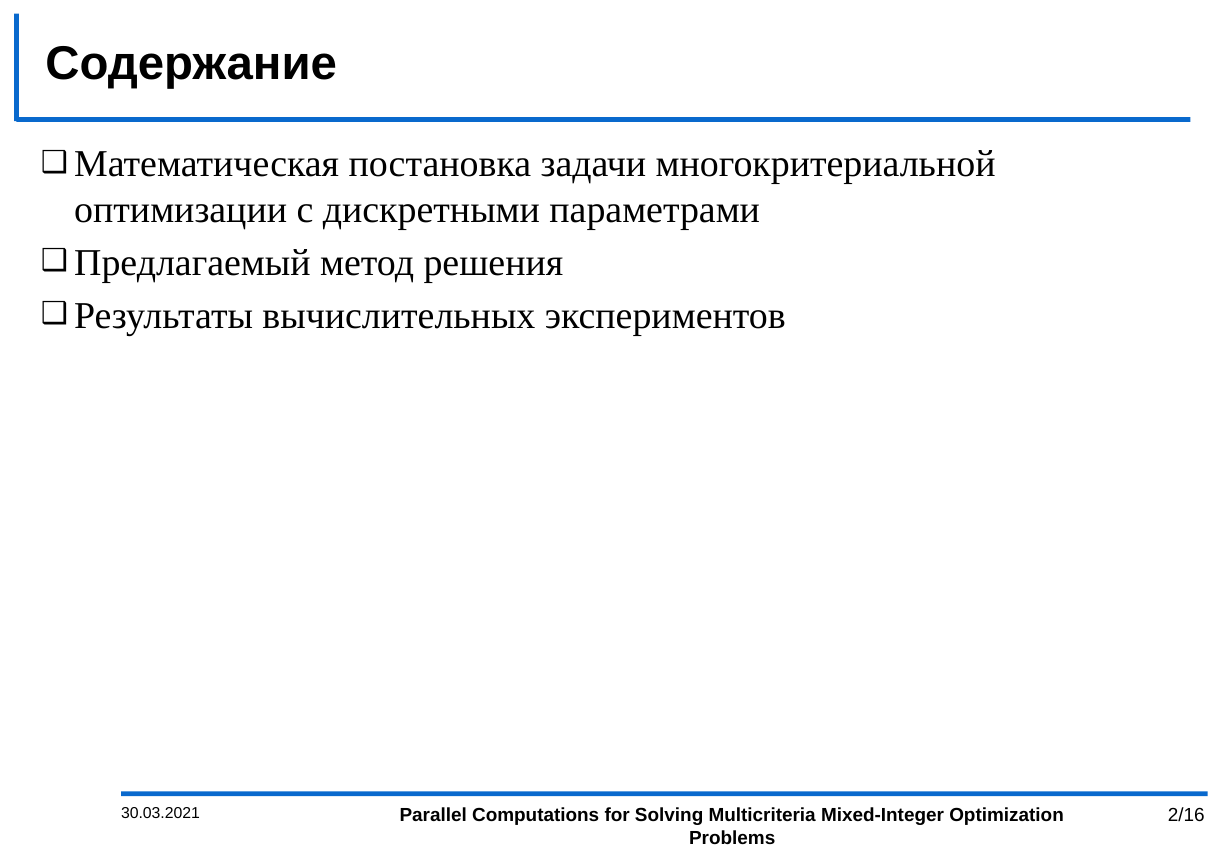
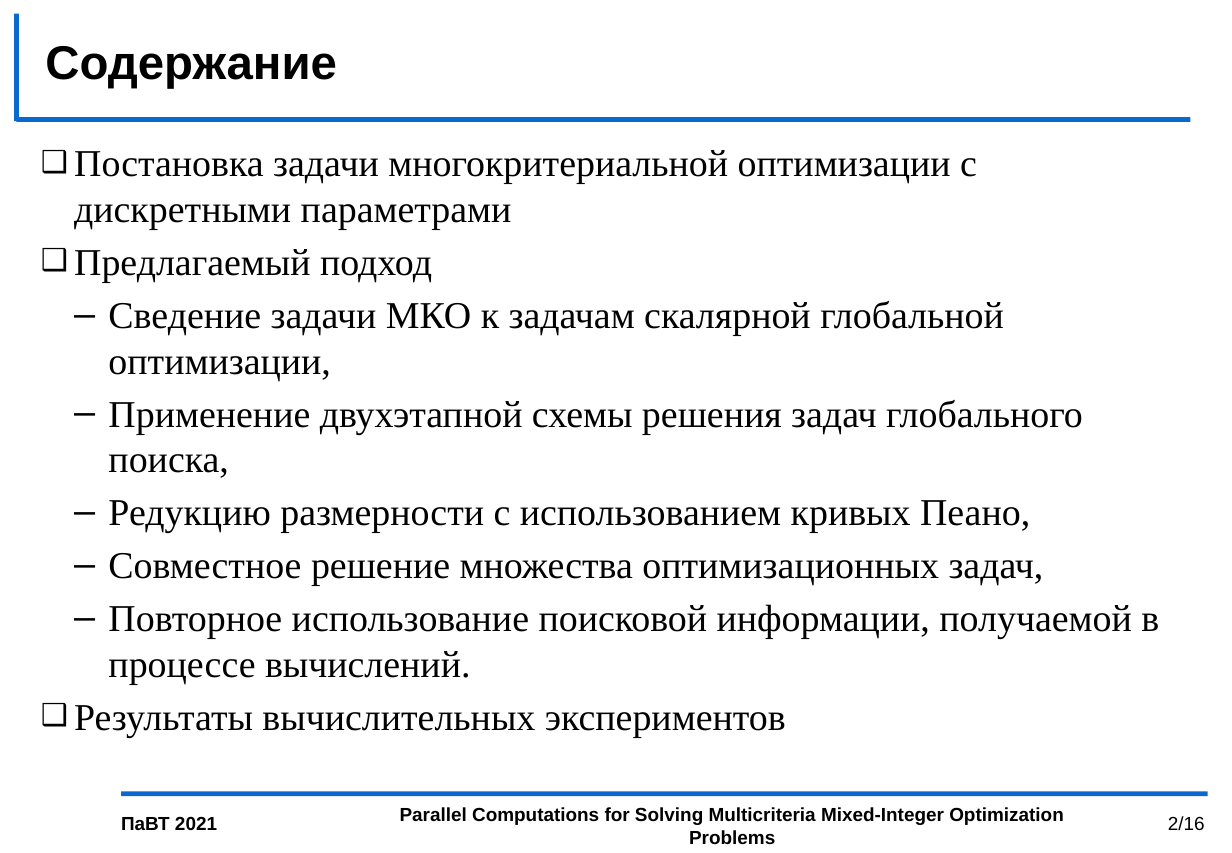
Before and after one commit to kabarkalov/GlobOptPapers, a slide deck: slide 2 of 2021/PСT_GergelKozinov/PCT2021_kozinov.pptx. Drawn at 1232x853 pixels with LibreOffice and Linux fonts; fonts in the diff are those of the drawing; background and template pictures are left out. Boxes give left, top, right and bottom in pixels: in the first picture for what was removed or moved away, otherwise in the second. Text is boxed around its words. In the diff, an @@ line names an element or a change of style, - is before the commit and + after.

```diff
--- a/2021/PСT_GergelKozinov/PCT2021_kozinov.pptx
+++ b/2021/PСT_GergelKozinov/PCT2021_kozinov.pptx
@@ text at bbox=[74, 150, 1159, 684]: text changed @@
-❑ Математическая постановка задачи многокритериальной оптимизации с дискретными параметрами
-❑ Предлагаемый метод решения
+❑ Постановка задачи многокритериальной оптимизации с дискретными параметрами
+❑ Предлагаемый подход
+  – Сведение задачи МКО к задачам скалярной глобальной оптимизации,
+  – Применение двухэтапной схемы решения задач глобального поиска,
+  – Редукцию размерности с использованием кривых Пеано,
+  – Совместное решение множества оптимизационных задач,
+  – Повторное использование поисковой информации, получаемой в процессе вычислений.
@@ page number: place and size @@
-page number at bbox=[1168, 807, 1205, 822]
+page number at bbox=[1168, 816, 1205, 831]
@@ text at bbox=[121, 816, 217, 830]: text changed; size 10 to 12 pt; bold on @@
-30.03.2021
+ПаВТ 2021
```
Also in this commit, not shown: 15 other slides changed.
